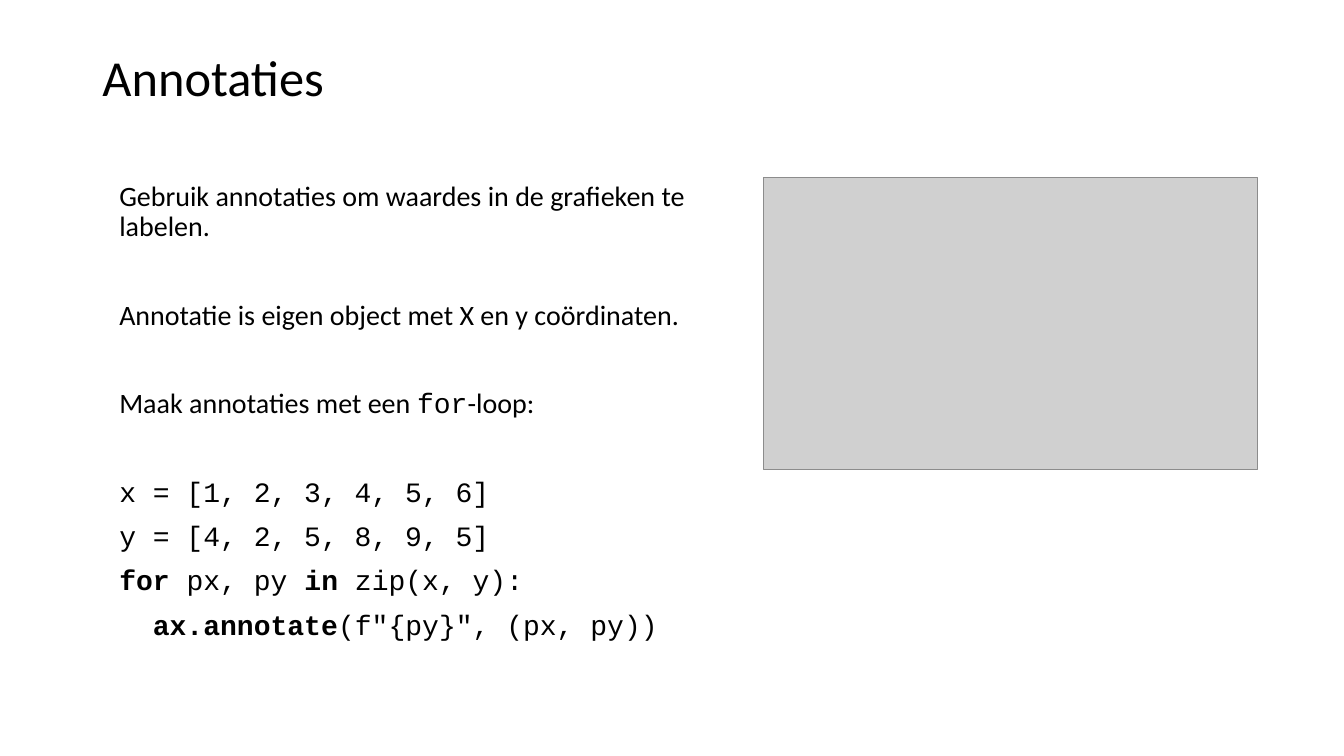
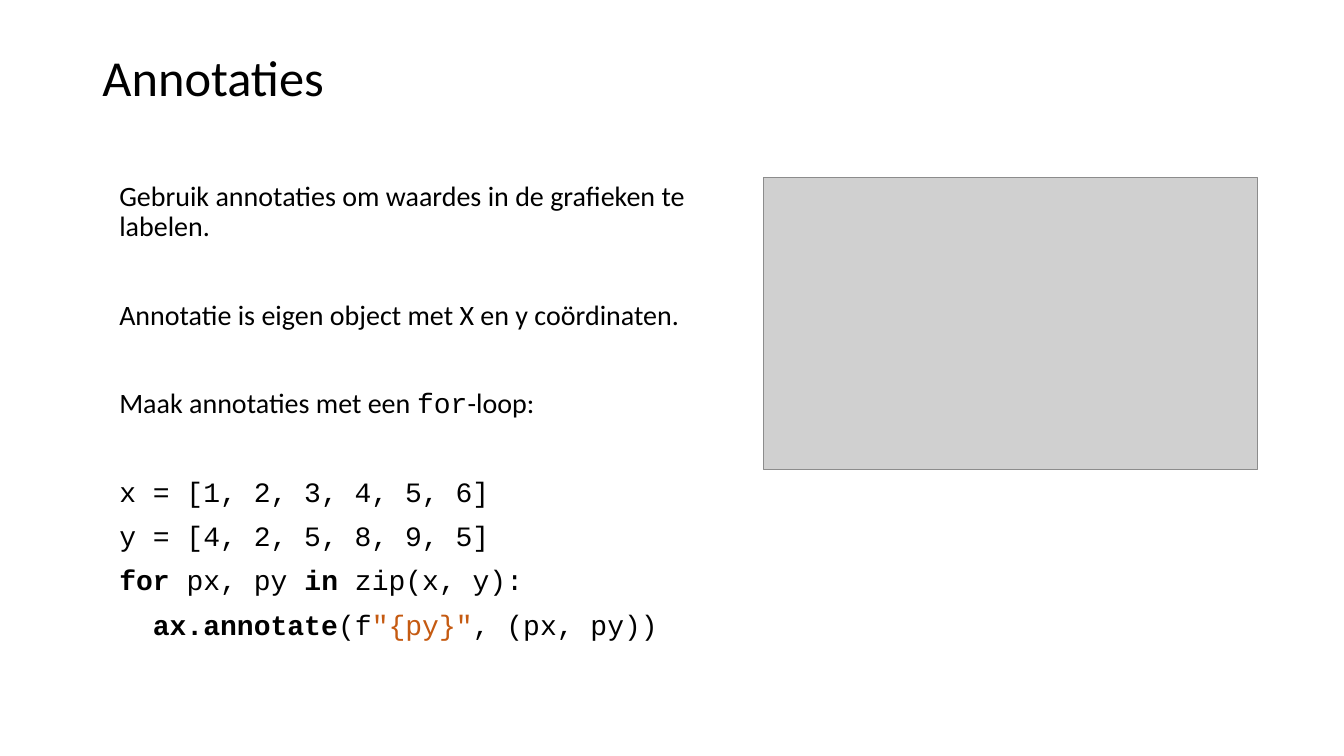
Before and after one commit to LFKoning/knowledge-sharing, a slide deck: slide 28 of python_trainees/3_pandas_plotting/python_traineeship_3.pptx. Drawn at 1344x756 pixels with LibreOffice and Linux fonts; fonts in the diff are those of the drawing; grey boxes stand for pictures. Boxes give left, top, right and bottom in pixels: in the first picture for what was removed or moved away, otherwise in the second. Text is boxed around its words. In the diff, an @@ line names an element or a change of style, - is before the commit and + after.

```diff
--- a/python_trainees/3_pandas_plotting/python_traineeship_3.pptx
+++ b/python_trainees/3_pandas_plotting/python_traineeship_3.pptx
@@ text at (153,615,657,641): text colour #000000 to #C55A11 in "ax.annotate(f"{py}"," @@
```
Also in this commit, not shown: 4 other slides changed, 1 other file.
